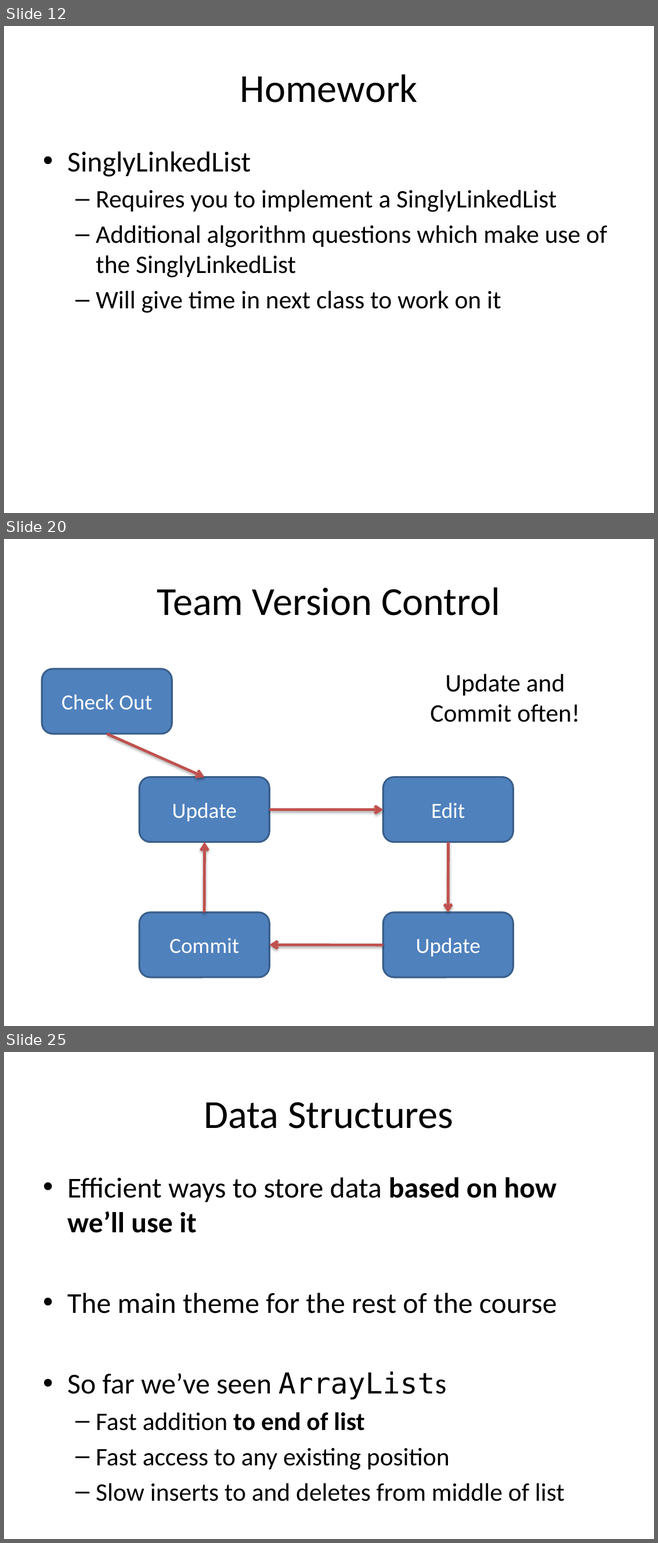
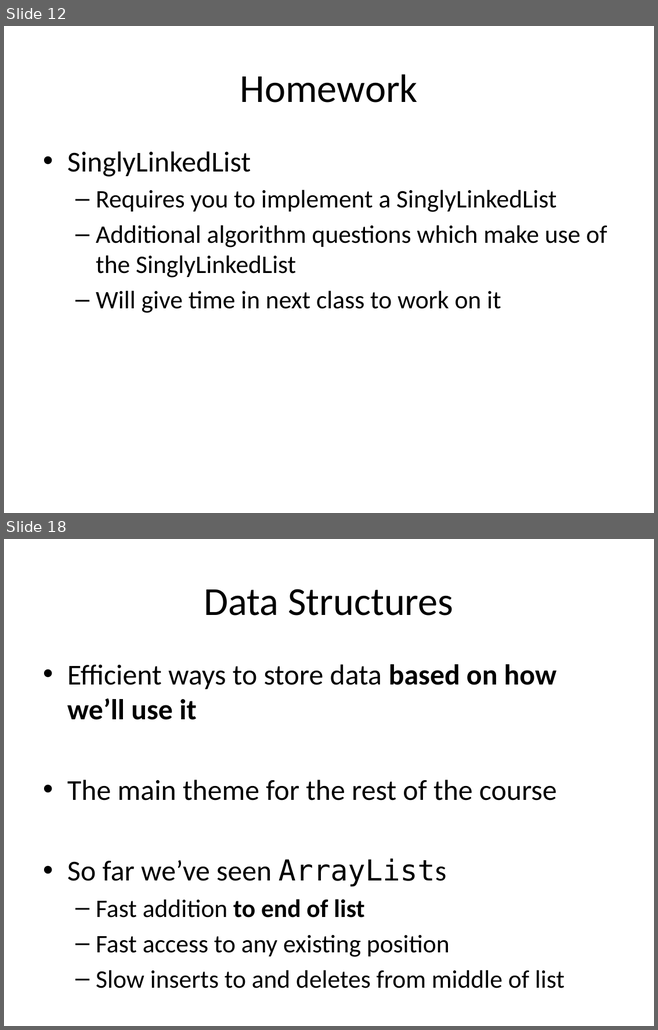
Before and after one commit to RHIT-CSSE/csse220, a slide deck: ClassMaterials/LinkedLists/Slides/LinkedLists.pptx. Shown one above the other, each under a label of ours: slides 12, 20 and 25 before the commit, slides 12 and 18 after it; the slides between them are not shown. The pictures are 658x1543 and 658x1030 pixels, drawn with LibreOffice and Linux fonts; fonts in the diff are those of the drawing. Boxes give left, top, right and bottom in pixels: in the first picture for what was removed or moved away, otherwise in the second. Text is boxed around its words. In the diff, an @@ line names an element or a change of style, - is before the commit and + after.

```diff
--- a/ClassMaterials/LinkedLists/Slides/LinkedLists.pptx
+++ b/ClassMaterials/LinkedLists/Slides/LinkedLists.pptx
@@ slide 20 removed at box(4, 539, 654, 1026), background #FFFFFF @@
@@ title removed at box(157, 587, 500, 616) @@
-Team Version Control
@@ rounded rectangle removed at box(42, 669, 172, 734) @@
-Check Out
@@ text removed at box(430, 674, 579, 722) @@
-Update and Commit often!
@@ arrow removed from (107, 734) to (204, 777) @@
@@ rounded rectangle removed at box(139, 777, 269, 842) @@
-Update
@@ rounded rectangle removed at box(383, 777, 513, 842) @@
-Edit
@@ arrow removed from (269, 810) to (383, 810) @@
@@ arrow removed from (204, 913) to (205, 842) @@
@@ arrow removed from (448, 842) to (448, 913) @@
@@ rounded rectangle removed at box(139, 913, 269, 977) @@
-Commit
@@ rounded rectangle removed at box(383, 913, 513, 977) @@
-Update
@@ arrow removed from (383, 945) to (269, 945) @@
@@ what was slide 25 is now slide 18 @@
```
Also in this commit, not shown: 4 slides changed, 3 slides added, 8 other slides removed, 1 other file.
